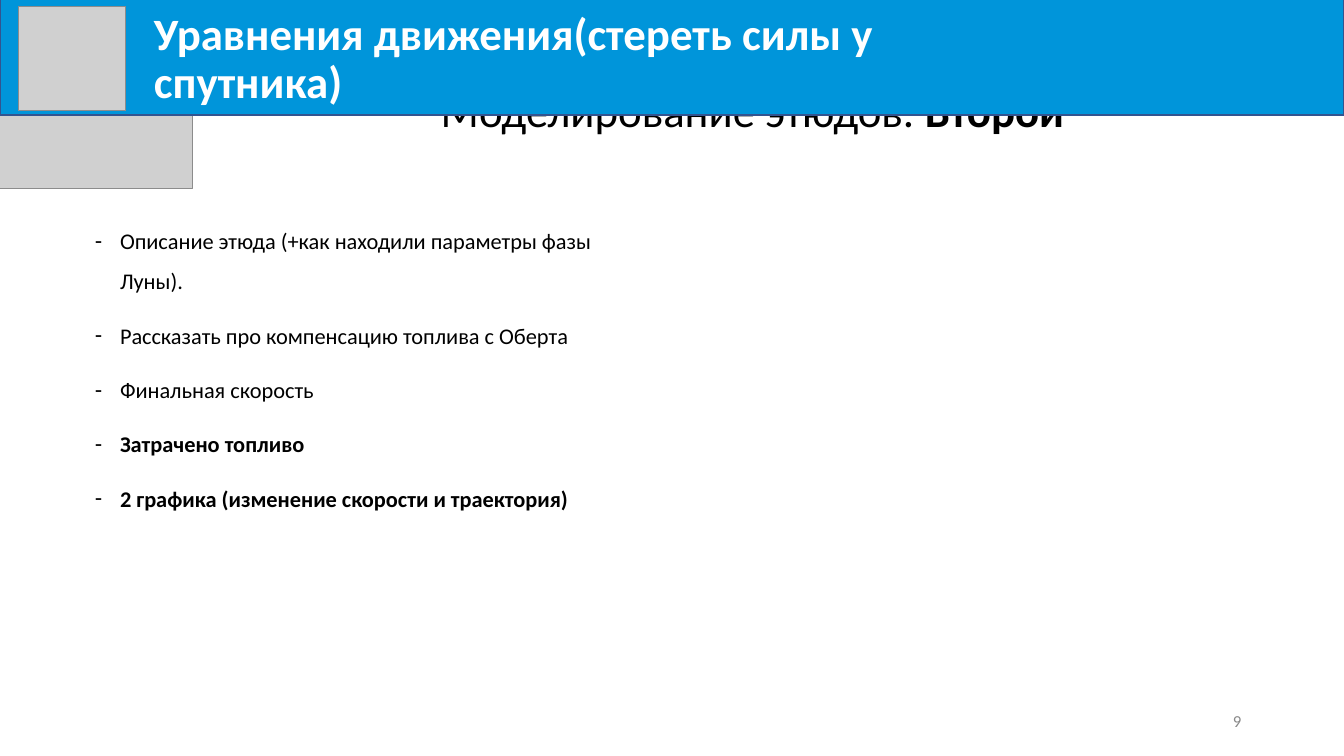
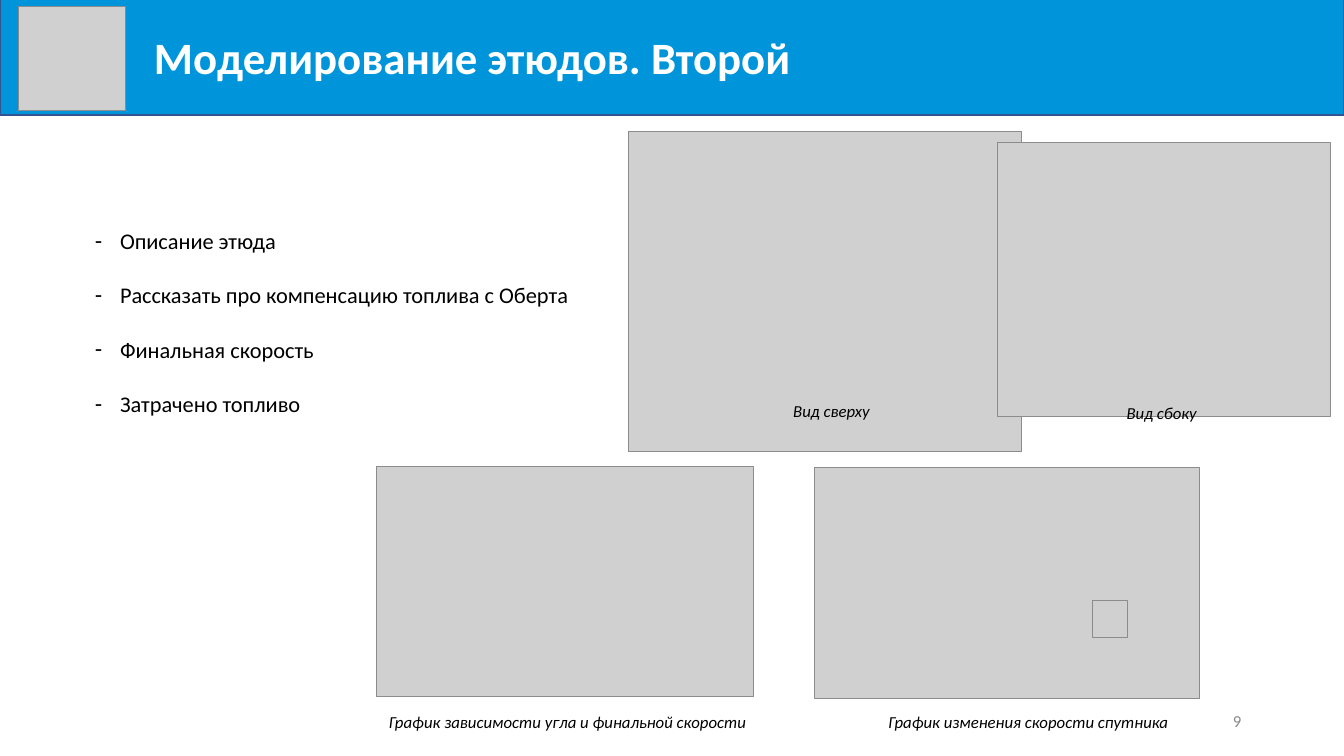
Before and after one commit to Milirik/diploma, a slide deck: slide 9 of Mikheev-K_V.pptx. Drawn at 1344x756 pixels with LibreOffice and Linux fonts; fonts in the diff are those of the drawing; grey boxes stand for pictures. Boxes give left, top, right and bottom in pixels: in the first picture for what was removed or moved away, otherwise in the second. Text is boxed around its words. In the diff, an @@ line names an element or a change of style, - is before the commit and + after.

```diff
--- a/Mikheev-K_V.pptx
+++ b/Mikheev-K_V.pptx
@@ picture removed at bbox=[0, 1, 193, 189] @@
@@ text at bbox=[154, 43, 790, 82]: text changed @@
-Уравнения движения(стереть силы у спутника)
+Моделирование этюдов. Второй
@@ title removed at bbox=[441, 114, 1064, 139] @@
-Моделирование этюдов. Второй
@@ picture added at bbox=[629, 132, 1021, 453] @@
@@ picture added at bbox=[998, 143, 1332, 416] @@
@@ text at bbox=[120, 234, 276, 253]: text changed @@
-– Описание этюда (+как находили параметры фазы Луны).
+– Описание этюда
@@ text at bbox=[120, 397, 301, 416]: bold off in "Затрачено топливо" @@
@@ text added at bbox=[793, 406, 870, 420], 12 pt, text #000000, italic @@
+Вид сверху
@@ text added at bbox=[1127, 407, 1197, 424], 12 pt, text #000000, italic @@
+Вид сбоку
@@ picture added at bbox=[376, 467, 753, 697] @@
@@ picture added at bbox=[815, 468, 1199, 699] @@
@@ text at bbox=[120, 490, 568, 511]: paragraph removed @@
-– 2 графика (изменение скорости и траектория)
@@ picture added at bbox=[1093, 600, 1128, 637] @@
@@ text added at bbox=[389, 716, 746, 731], 12 pt, text #000000, italic @@
+График зависимости угла и финальной скорости
@@ text added at bbox=[888, 716, 1168, 731], 12 pt, text #000000, italic @@
+График изменения скорости спутника
```
Also in this commit, not shown: 10 other slides changed, 1 slide added, 1 slide removed, 2 other files.
